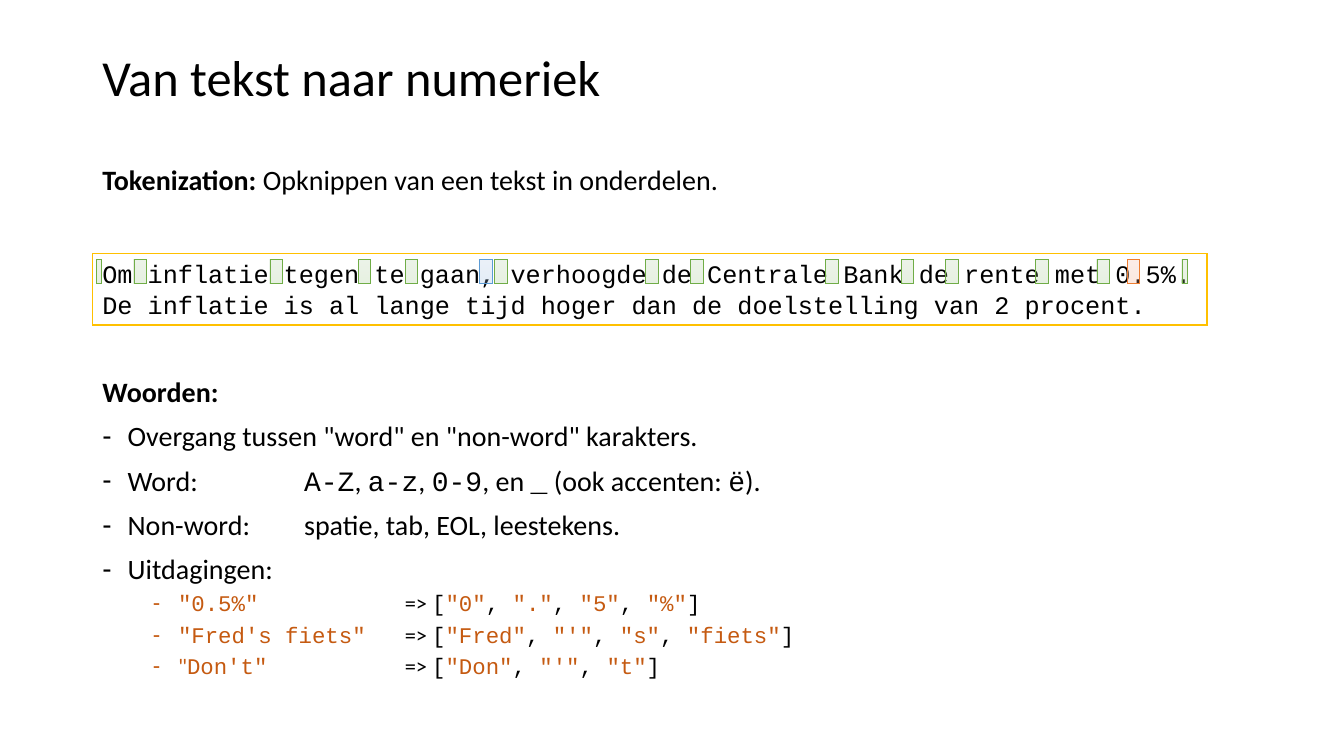
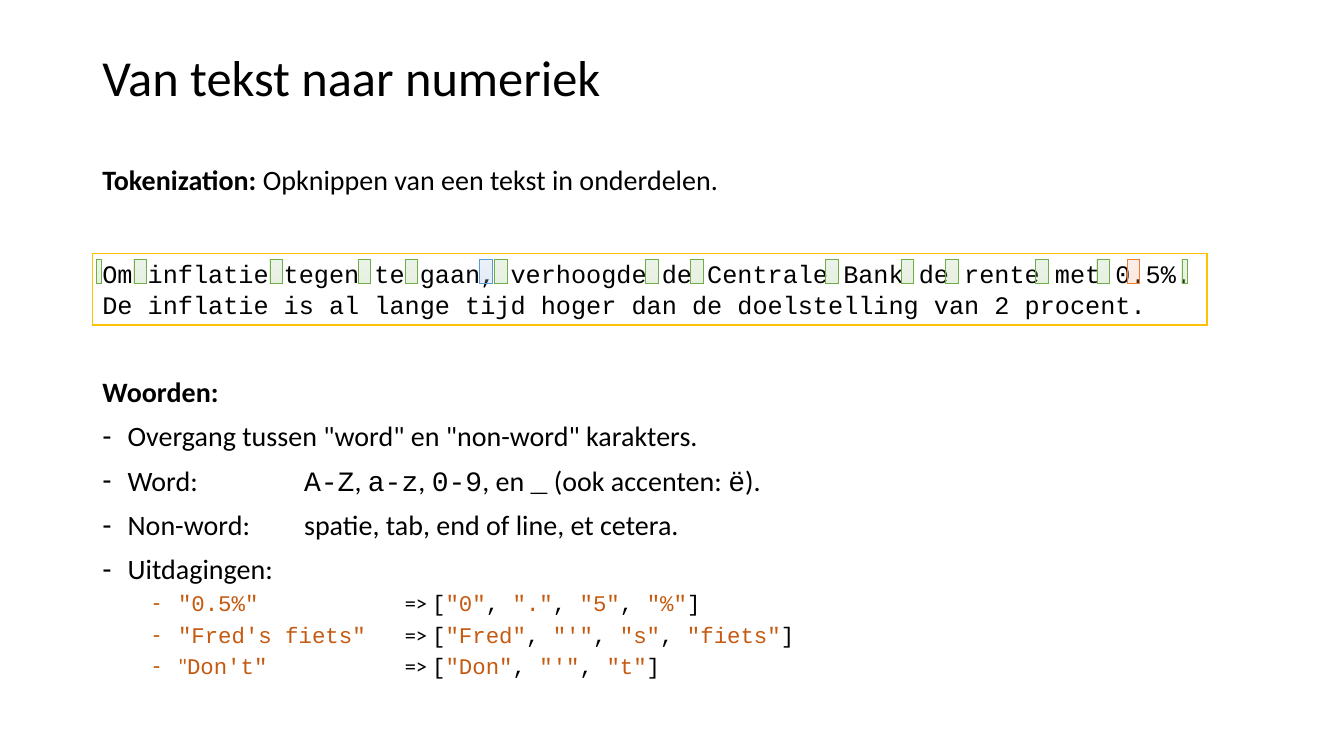
Before and after one commit to LFKoning/knowledge-sharing, a slide deck: slide 12 of python_trainees/5_nlp/python_traineeship_5.pptx. Drawn at 1344x756 pixels with LibreOffice and Linux fonts; fonts in the diff are those of the drawing. Boxes give left, top, right and bottom in pixels: in the first picture for what was removed or moved away, otherwise in the second. Text is boxed around its words. In the diff, an @@ line names an element or a change of style, - is before the commit and + after.

```diff
--- a/python_trainees/5_nlp/python_traineeship_5.pptx
+++ b/python_trainees/5_nlp/python_traineeship_5.pptx
@@ text at bbox=[128, 515, 678, 540]: text changed @@
-– Non-word: spatie, tab, EOL, leestekens.
+– Non-word: spatie, tab, end of line, et cetera.
```
Also in this commit, not shown: 12 other slides changed, 18 slides added, 2 slides removed, 10 other files.
